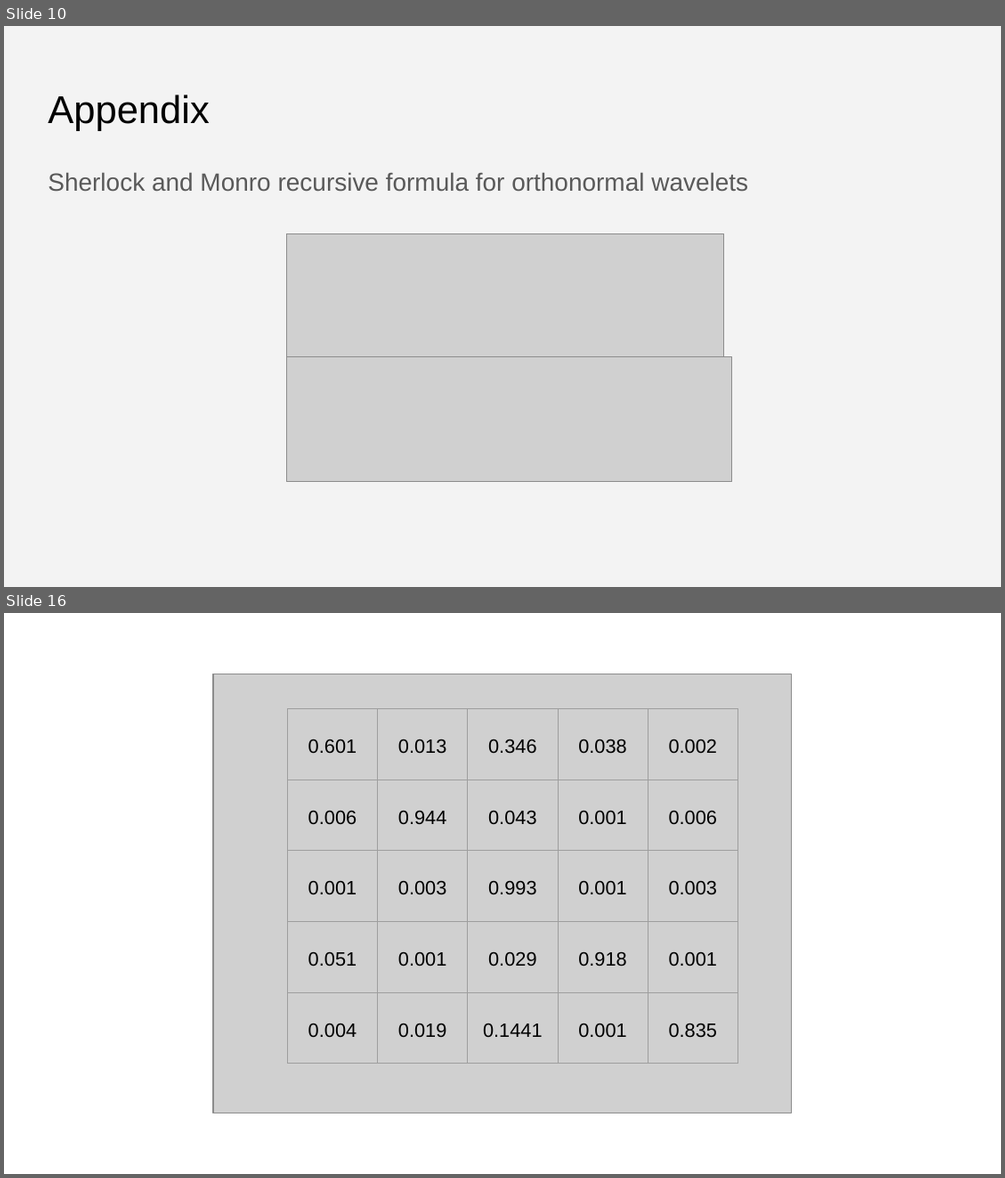
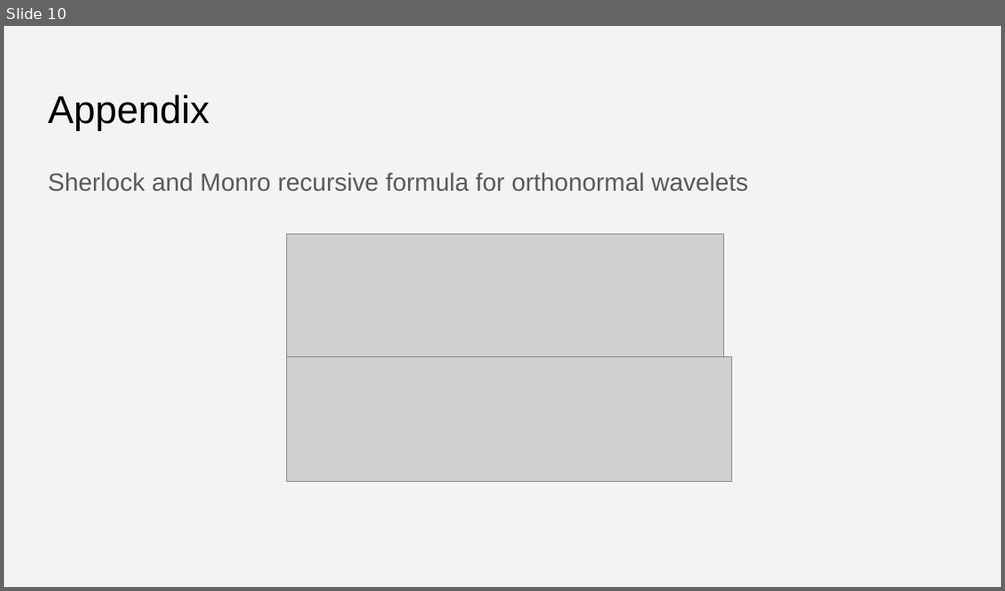
Before and after one commit to Karndeep-UCSD/Wavelet-Optimization-for-Time-Series-Classification, a slide deck: ECE251C - Final Project Presentation.pptx. Shown one above the other, each under a label of ours: slides 10 and 16 before the commit, slide 10 after it; the slides between them are not shown. The pictures are 1005x1178 and 1005x591 pixels, drawn with LibreOffice and Linux fonts; fonts in the diff are those of the drawing; grey boxes stand for pictures. Boxes give left, top, right and bottom in pixels: in the first picture for what was removed or moved away, otherwise in the second. Text is boxed around its words. In the diff, an @@ line names an element or a change of style, - is before the commit and + after.

```diff
--- a/ECE251C - Final Project Presentation.pptx
+++ b/ECE251C - Final Project Presentation.pptx
@@ slide 16 removed at [4,613,1001,1174], background #FFFFFF @@
@@ picture removed at [213,674,792,1112] @@
@@ table removed at [287,709,736,1063], 5 rows, 5 columns @@
-0.601 | 0.013 | 0.346 | 0.038 | 0.002
-0.006 | 0.944 | 0.043 | 0.001 | 0.006
-0.001 | 0.003 | 0.993 | 0.001 | 0.003
-0.051 | 0.001 | 0.029 | 0.918 | 0.001
-0.004 | 0.019 | 0.1441 | 0.001 | 0.835
```
Also in this commit, not shown: 17 other slides removed, 1 other file.
